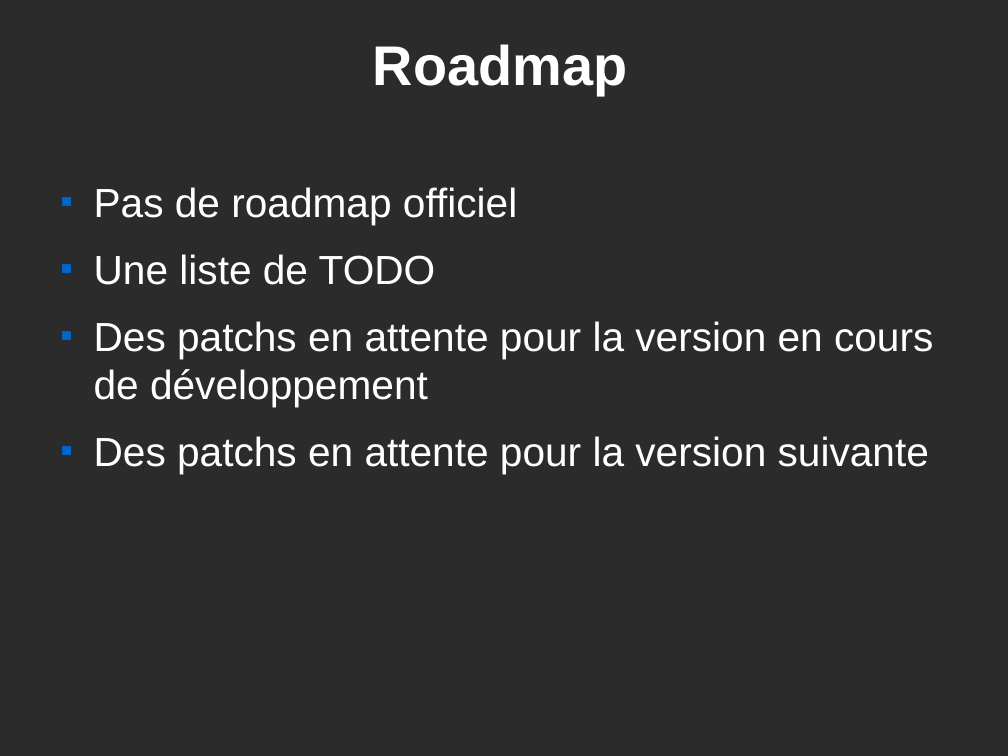
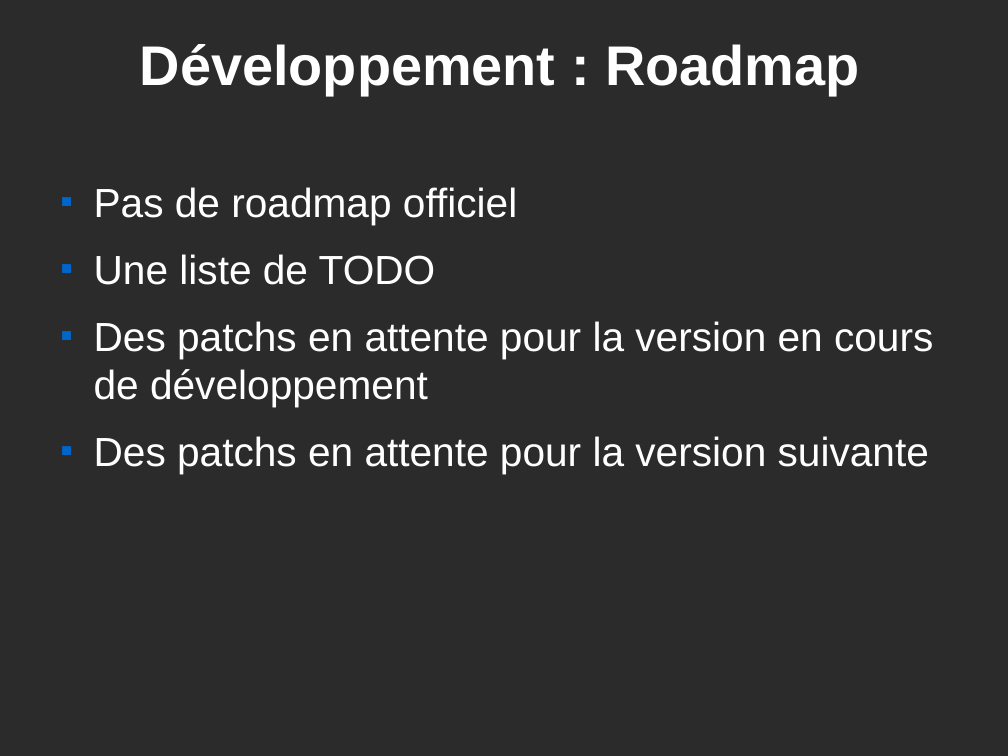
Before and after one commit to postgresqlfr/pgfr_materials, a slide deck: slide 32 of advocacy/trunk/confs/presentationPG.odp. Drawn at 1008x756 pixels with LibreOffice and Linux fonts; fonts in the diff are those of the drawing; background and template pictures are left out; a plain dark background stands for a picture behind light text. Boxes give left, top, right and bottom in pixels: in the first picture for what was removed or moved away, otherwise in the second. Text is boxed around its words. In the diff, an @@ line names an element or a change of style, - is before the commit and + after.

```diff
--- a/advocacy/trunk/confs/presentationPG.odp
+++ b/advocacy/trunk/confs/presentationPG.odp
@@ title at (140, 44, 859, 95): text changed @@
-Roadmap
+Développement : Roadmap
```
Also in this commit, not shown: 2 other slides changed, 2 slides added.
